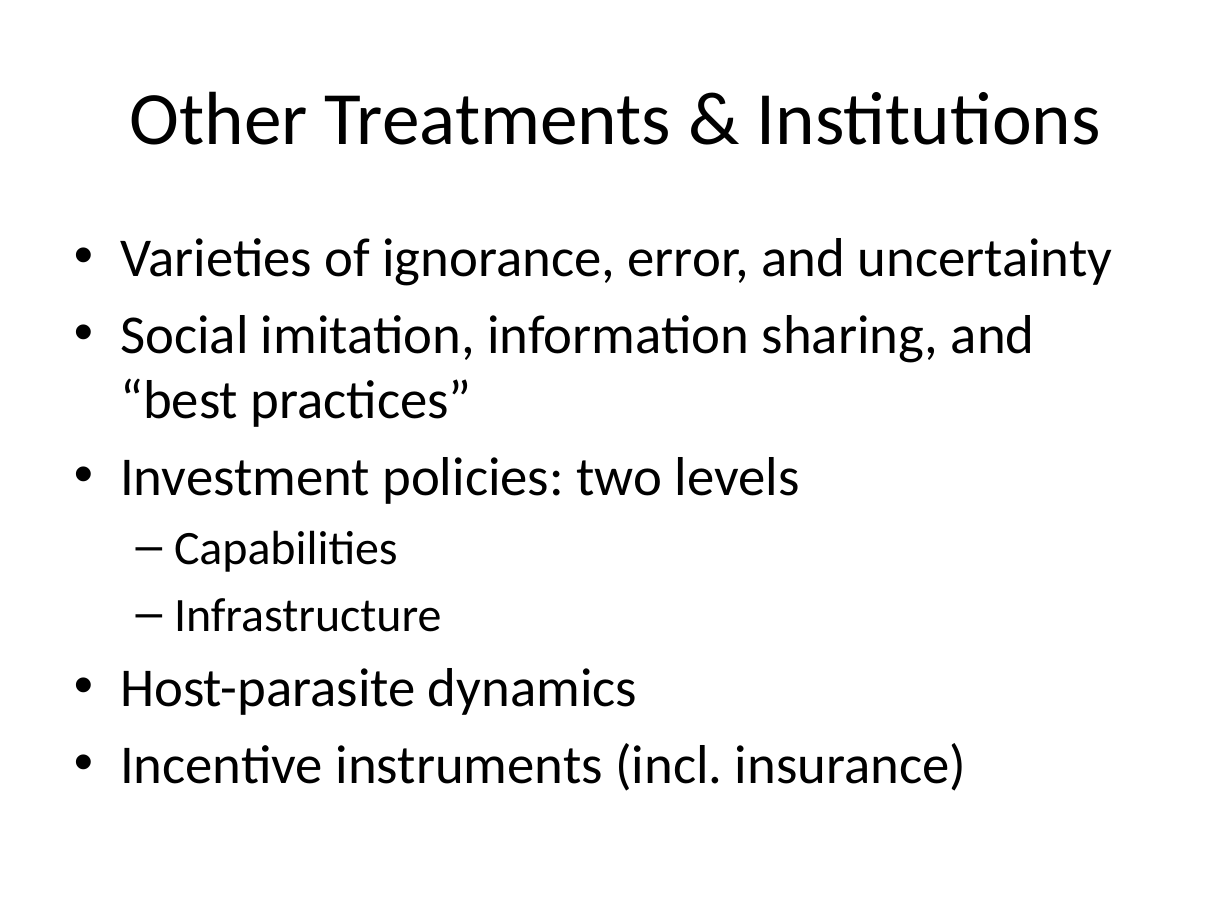
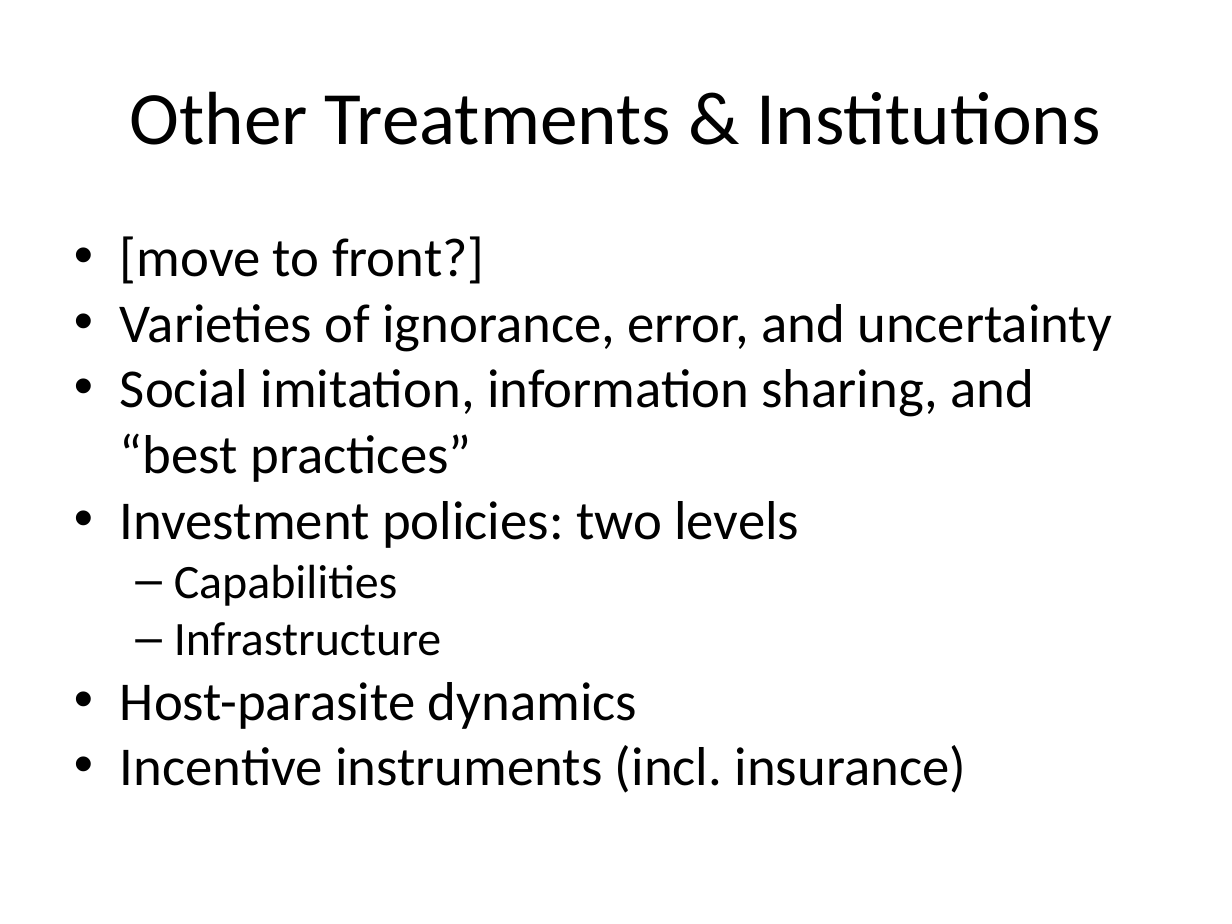
Before and after one commit to woodrad/ic2s2-talk, a slide deck: slide 3 of blobs/Institutional Innovationin Cyber Security - A multilevel computational model.pptx (slide 15 before the commit). Drawn at 1232x924 pixels with LibreOffice and Linux fonts; fonts in the diff are those of the drawing. Boxes give left, top, right and bottom in pixels: in the first picture for what was removed or moved away, otherwise in the second. Text is boxed around its words. In the diff, an @@ line names an element or a change of style, - is before the commit and + after.

```diff
--- a/blobs/Institutional Innovationin Cyber Security - A multilevel computational model.pptx
+++ b/blobs/Institutional Innovationin Cyber Security - A multilevel computational model.pptx
@@ text at [120, 236, 484, 284]: paragraph added @@
+• [move to front?]
@@ text at [120, 304, 1112, 793]: indent changed; less space between paragraphs @@
```
Also in this commit, not shown: 3 other slides changed, 2 slides added, 3 slides removed, 1 other file.
